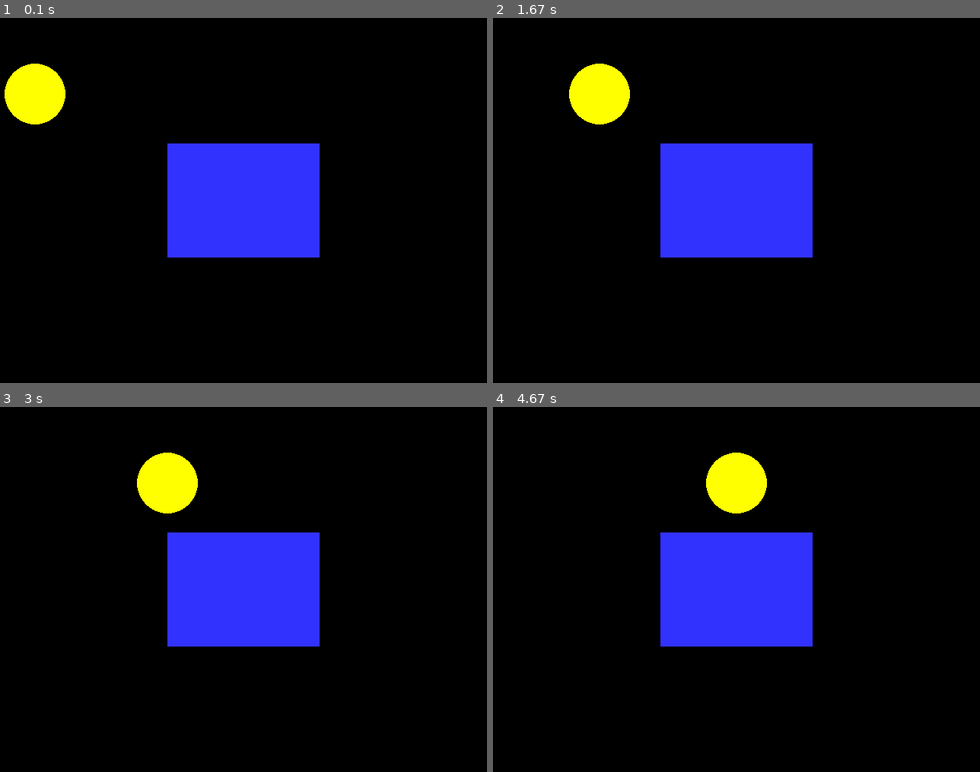
Above: before the commit, frames 1-4 (two rows, left to right).
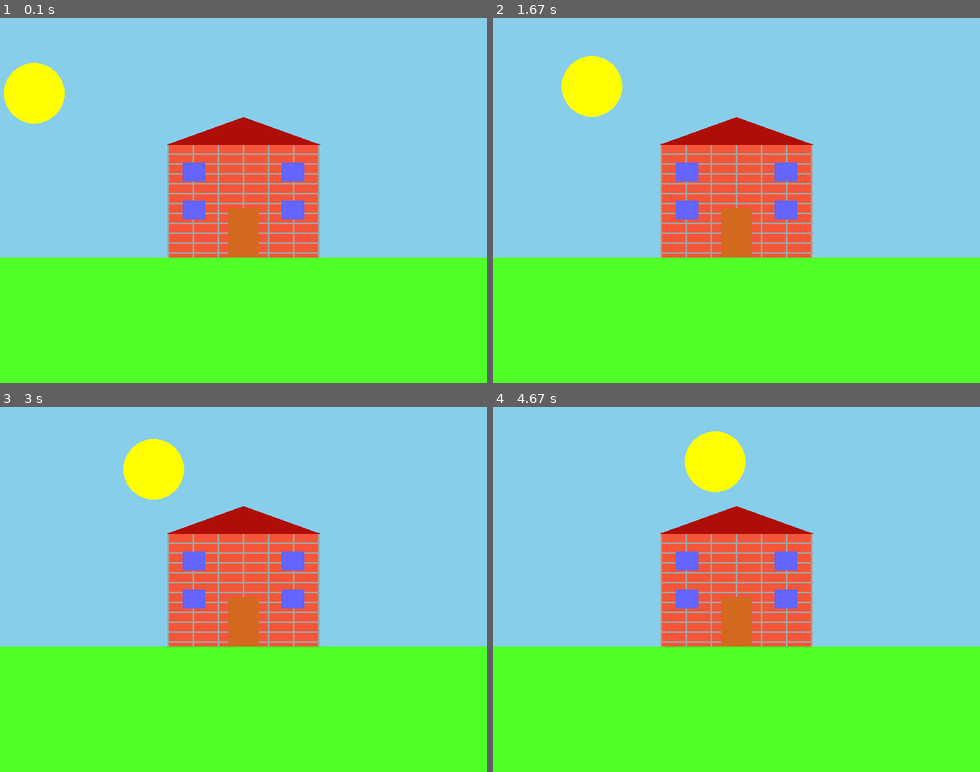
Above: after the commit, the same moments.

Repository: Lazar-Djukovic/Lazar-Djukovic-schoolwork
Game: pygame game, started from pygame/myfirstpygame.py
Two runs of this game, one before a commit and one after it. Both use one fixed random seed, a clock stepped at 60 frames per second and the inputs below.
Inputs:
- Up to frame 1 (0.1 s): no input
- Up to frame 2 (1.67 s): no input
- Up to frame 3 (3 s): no input
- Up to frame 4 (4.67 s): no input

The runs differ from the first frame. In frame 1, 98% of the frame differs, in the area x 0-100%, y 0-100%; in frame 2, 99%; in frame 3, 99%; in frame 4, 99%.

Commit message:
House
House fully completed, with day and night cycle and brick graphics.
 Pong basis complete but not uploaded yet.

Diff:
--- a/pygame/myfirstpygame.py
+++ b/pygame/myfirstpygame.py
@@ -3,24 +3,36 @@
 
 # -- Colours
 BLACK = (0,0,0)
-WHITE = (255,255,255)
-BLUE = (50,50,255)
+BLUE = (100,100,255)
 YELLOW = (255,255,0)
+BROWN = (210,105,30)
+GREEN = (80,255,40)
+RED = (175,13,8)
+BRICK = (245,85,57)
+GRAY = (161, 165, 162)
+LBLUE = (135,206,235)
+DBLUE = (0,33,66)
+# -- Initialise PyGame
 
-# -- Initialise PyGame
 pygame.init()
 size = (640,480)
 screen = pygame.display.set_mode(size)
 # -- Title of new window/screen
+
 pygame.display.set_caption("My Window")
 # -- Exit game flag set to false
+day = True
+rise = True
+cyp = 100
+yy = 465
 done = False
-sun_x = 40
-sun_y = 100
+counter = 0
 # -- Manages how fast screen refreshes
+
 clock = pygame.time.Clock()
 cxp = 40
 ### -- Game Loop
+
 while not done:
  # -- User input and controls
  for event in pygame.event.get():
@@ -29,19 +41,67 @@
 #End If
  #Next event
  # -- Game logic goes after this comment
+
+ if day == True:
+    cxp = cxp + 1
+
+ if cyp < 70 and day == True:
+    rise = False
+ else:
+    cyp = cyp - 0.1
+    cxp = cxp - 0.1
+
+ if rise == False:
+    cyp = cyp + 0.2
+    cxp = cxp + 0.1
+ else:
+    rise = True
+
+ if day == False:
+    screen.fill (DBLUE)
+ else:
+    screen.fill (LBLUE)
+
  if cxp > 680:
-     cxp = 40
+     day = False
+     counter = counter + 1
  else:
-        cxp = cxp
- cxp = cxp + 1
- # -- Screen background is BLACK
- screen.fill (BLACK)
+  cxp = cxp
+
+ if counter == 100:
+    day = True
+    cxp = 40
+    cyp = 100
+    rise = True
+    counter = 0
+
+
+
+
+
+
  # -- Draw here
- pygame.draw.rect(screen, BLUE, (220,165,200,150))
- pygame.draw.circle(screen, YELLOW, (cxp,100),40,0)
+
+ pygame.draw.rect(screen, BRICK, (220,165,200,150))
+ pygame.draw.circle(screen, YELLOW, (cxp,cyp),40,0)
+ for yy in range (165,320,13):
+    pygame.draw.line(screen, GRAY, (220,yy),(420,yy),2)
+ for xx in range (220,420,33):
+    pygame.draw.line(screen, GRAY, (xx,165),(xx,320),2)
+ pygame.draw.rect(screen, BROWN, (300,250,40,65))
+ pygame.draw.rect(screen, BLUE, (240,190,30,25))
+ pygame.draw.rect(screen, BLUE, (240,240,30,25))
+ pygame.draw.rect(screen, BLUE, (370,190,30,25))
+ pygame.draw.rect(screen, BLUE, (370,240,30,25))
+ pygame.draw.polygon(screen, RED, ((220,166),(320,130),(420,166)))
+ pygame.draw.rect(screen, GREEN, (0,315,640,170))
+
  # -- flip display to reveal new position of objects
  pygame.display.flip()
+
  # - The clock ticks over
  clock.tick(60)
+
 #End While - End of game loop
+
 pygame.quit()
--- /dev/null
+++ b/pygame/pong_1.py
@@ -0,0 +1,68 @@
+import pygame
+# -- Global Constants
+
+# -- Colours
+BLACK = (0,0,0)
+WHITE = (255,255,255)
+BLUE = (50,50,255)
+YELLOW = (255,255,0)
+# -- Initialise PyGame
+
+pygame.init()
+# -- Blank Screen
+
+size = (640,480)
+screen = pygame.display.set_mode(size)
+# -- Title of new window/screen
+
+pygame.display.set_caption("My Window")
+# -- Exit game flag set to false
+x_direction = 1
+y_direction = 1
+x_val = 150
+y_val = 200
+
+ball_width = 20
+done = False
+# -- Manages how fast screen refreshes
+clock = pygame.time.Clock()
+
+### -- Game Loop
+
+while not done:
+ # -- User input and controls
+ for event in pygame.event.get():
+  if event.type == pygame.QUIT:
+   done = True
+#End If
+
+ #Next event
+ # -- Game logic goes after this comment
+ x_val = x_val + x_direction
+ y_val = y_val + y_direction
+
+ if y_val == 460:
+     y_direction = y_direction * -1
+ if y_val == 0:
+      y_direction = y_direction * -1
+ if x_val == 620:
+     x_direction = x_direction * -1
+ if x_val == 0:
+     x_direction = x_direction * -1
+
+ # -- Screen background is BLACK
+
+ screen.fill (BLACK)
+ # -- Draw here
+
+ pygame.draw.rect(screen, WHITE, (x_val,y_val,ball_width,ball_width))
+
+ # -- flip display to reveal new position of objects
+
+ pygame.display.flip()
+
+ # - The clock ticks over
+ clock.tick(60)
+
+#End While - End of game loop
+pygame.quit()
--- /dev/null
+++ b/pygame/pong_2.py
@@ -0,0 +1,68 @@
+import pygame
+# -- Global Constants
+
+# -- Colours
+BLACK = (0,0,0)
+WHITE = (255,255,255)
+BLUE = (50,50,255)
+YELLOW = (255,255,0)
+# -- Initialise PyGame
+
+pygame.init()
+# -- Blank Screen
+
+size = (640,480)
+screen = pygame.display.set_mode(size)
+# -- Title of new window/screen
+
+pygame.display.set_caption("My Window")
+# -- Exit game flag set to false
+x_direction = 1
+y_direction = 1
+x_val = 150
+y_val = 200
+
+ball_width = 20
+done = False
+# -- Manages how fast screen refreshes
+clock = pygame.time.Clock()
+
+### -- Game Loop
+
+while not done:
+ # -- User input and controls
+ for event in pygame.event.get():
+  if event.type == pygame.QUIT:
+   done = True
+#End If
+
+ #Next event
+ # -- Game logic goes after this comment
+ x_val = x_val + x_direction
+ y_val = y_val + y_direction
+
+ if y_val == 460:
+     y_direction = y_direction * -1
+ if y_val == 0:
+      y_direction = y_direction * -1
+ if x_val == 620:
+     x_direction = x_direction * -1
+ if x_val == 0:
+     x_direction = x_direction * -1
+
+ # -- Screen background is BLACK
+
+ screen.fill (BLACK)
+ # -- Draw here
+
+ pygame.draw.rect(screen, WHITE, (x_val,y_val,ball_width,ball_width))
+
+ # -- flip display to reveal new position of objects
+
+ pygame.display.flip()
+
+ # - The clock ticks over
+ clock.tick(60)
+
+#End While - End of game loop
+pygame.quit()
